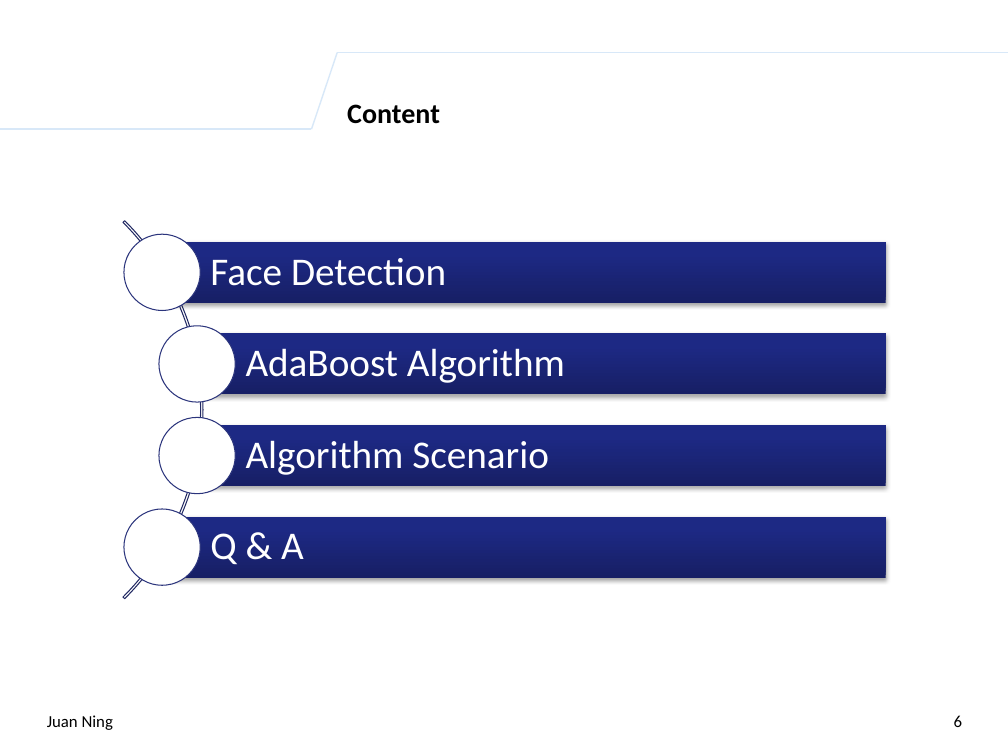
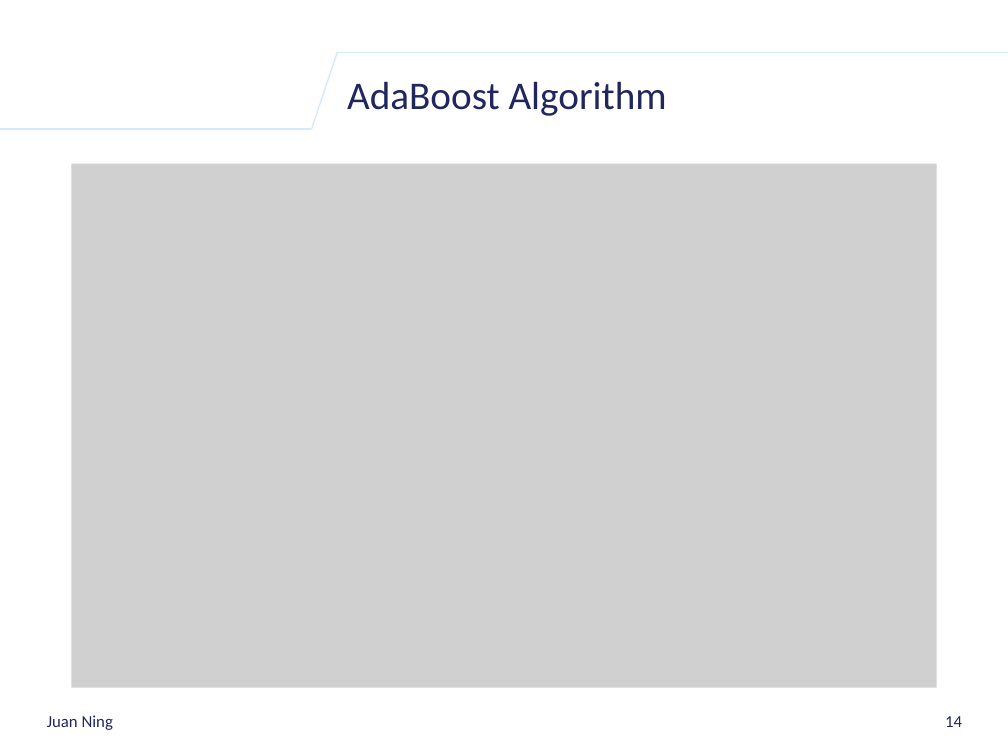
Before and after one commit to k-ning/SHARING, a slide deck: slide 14 of AdaBoost_Algorithm_Presentation.pptx (slide 6 before the commit). Drawn at 1008x756 pixels with LibreOffice and Linux fonts; fonts in the diff are those of the drawing; grey boxes stand for pictures; background and template pictures are left out. Boxes give left, top, right and bottom in pixels: in the first picture for what was removed or moved away, otherwise in the second. Text is boxed around its words. In the diff, an @@ line names an element or a change of style, - is before the commit and + after.

```diff
--- a/AdaBoost_Algorithm_Presentation.pptx
+++ b/AdaBoost_Algorithm_Presentation.pptx
@@ title "AdaBoost Algorithm": place and size @@
-title "AdaBoost Algorithm" at box(246, 348, 565, 383)
+title "AdaBoost Algorithm" at box(347, 81, 667, 116)
@@ title "AdaBoost Algorithm" at box(347, 81, 667, 116): text colour #FFFFFF to #20275D; line spacing 0.9 to 1; less space between paragraphs @@
@@ title removed at box(347, 104, 440, 124) @@
-Content
@@ picture added at box(72, 163, 936, 687) @@
@@ group removed at box(0, 142, 886, 676): 4 rectangles, 4 ellipses, 3 texts, 1 arch (boxed as its full ring) @@
-Face Detection
-Algorithm Scenario
-Q & A
@@ text "Juan Ning" at box(47, 715, 113, 730): text colour #000000 to #20275D @@
@@ page number at box(945, 716, 962, 727): text changed; text colour #000000 to #20275D @@
-6
+14
```
Also in this commit, not shown: 7 other slides changed, 8 slides added, 1 slide removed.
